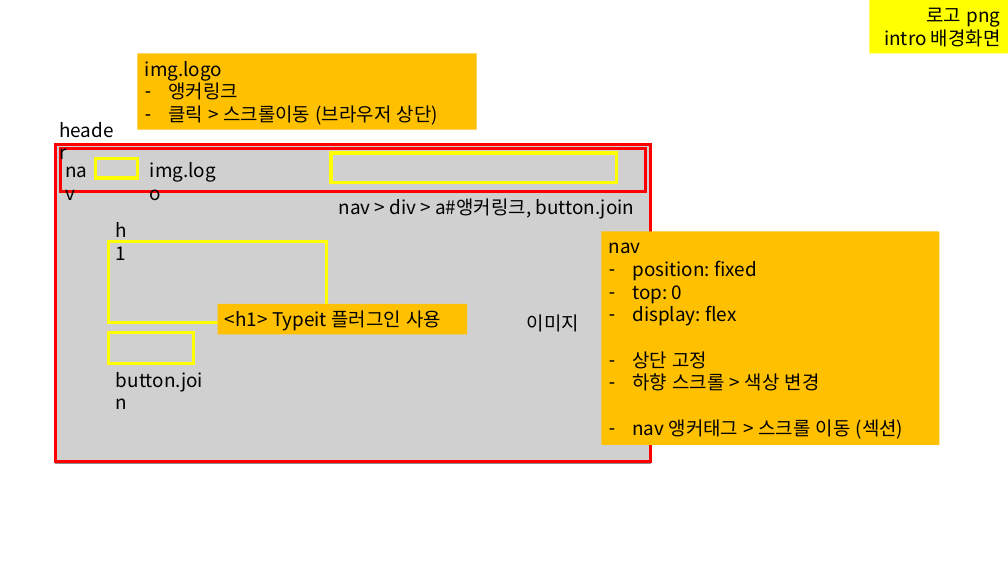
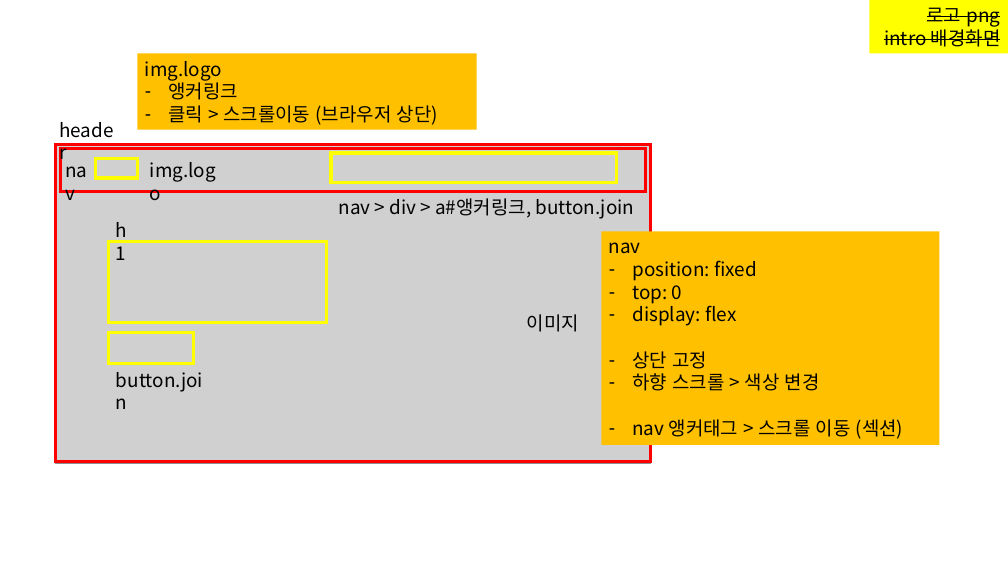
Before and after one commit to kim-yeny/project-esrp, a slide deck: slide 2 of [참고] esrp/(노트) esrp.pptx. Drawn at 1008x567 pixels with LibreOffice and Linux fonts; fonts in the diff are those of the drawing; grey boxes stand for pictures. Boxes give left, top, right and bottom in pixels: in the first picture for what was removed or moved away, otherwise in the second. Text is boxed around its words. In the diff, an @@ line names an element or a change of style, - is before the commit and + after.

```diff
--- a/[참고] esrp/(노트) esrp.pptx
+++ b/[참고] esrp/(노트) esrp.pptx
@@ rectangle "로고 png" at [870,0,1008,54]: strikethrough on @@
@@ rectangle removed at [218,304,467,334] @@
-<h1> Typeit 플러그인 사용
```
Also in this commit, not shown: 3 other slides changed.
